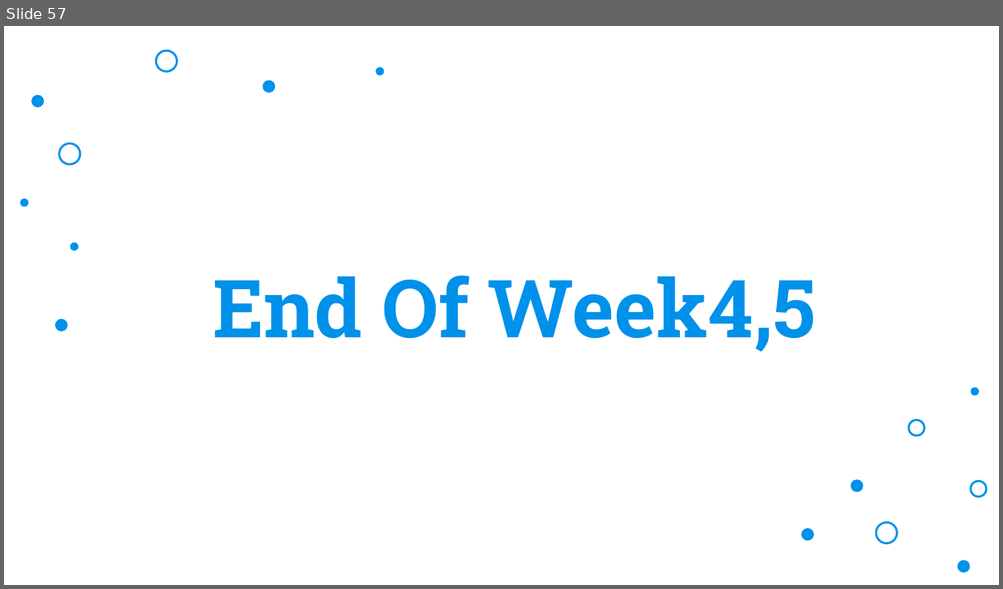
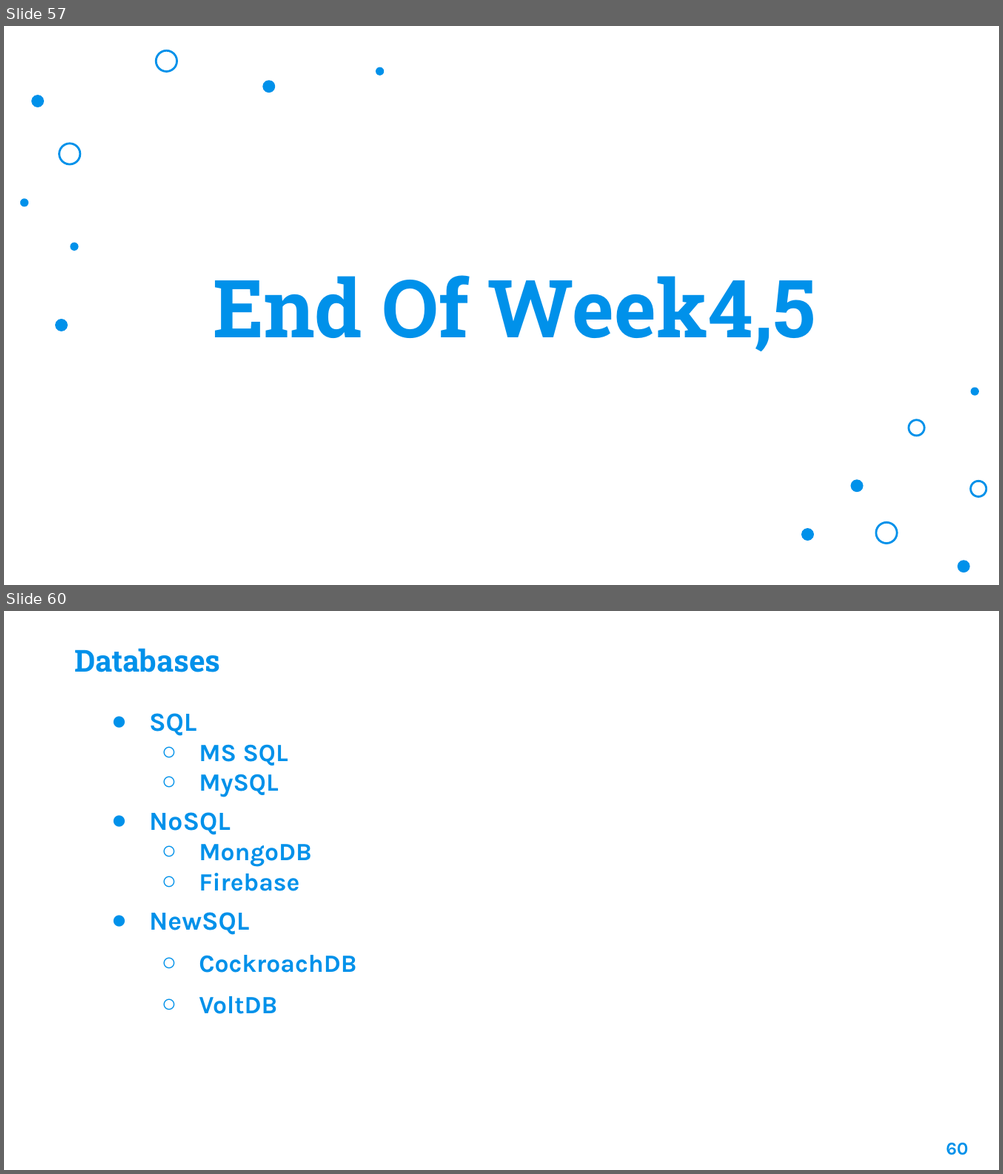
Before and after one commit to Huzaifa1910/TMC-Data-Classes, a slide deck: Data Engineering.pptx. Shown one above the other, each under a label of ours: slide 57 before the commit, slides 57 and 60 after it; the slides between them are not shown. The pictures are 1003x589 and 1003x1174 pixels, drawn with LibreOffice and Linux fonts; fonts in the diff are those of the drawing; background and template pictures are left out. Boxes give left, top, right and bottom in pixels: in the first picture for what was removed or moved away, otherwise in the second. Text is boxed around its words. In the diff, an @@ line names an element or a change of style, - is before the commit and + after.

```diff
--- a/Data Engineering.pptx
+++ b/Data Engineering.pptx
@@ slide 60 added at (4,611,999,1170), background picture (left out) @@
@@ title added at (74,648,220,672), 22 pt, text #0091EA, bold @@
+Databases
@@ text added at (149,713,356,1014), 18 pt, text #0091EA, bold @@
+● SQL
+  ○ MS SQL
+  ○ MySQL
+● NoSQL
+  ○ MongoDB
+  ○ Firebase
+● NewSQL
+  ○ CockroachDB
+  ○ VoltDB
@@ page number added at (945,1143,967,1156), 13 pt, text #0091EA, bold @@
+60
```
Also in this commit, not shown: 2 slides changed, 5 other slides added, 14 other files.
